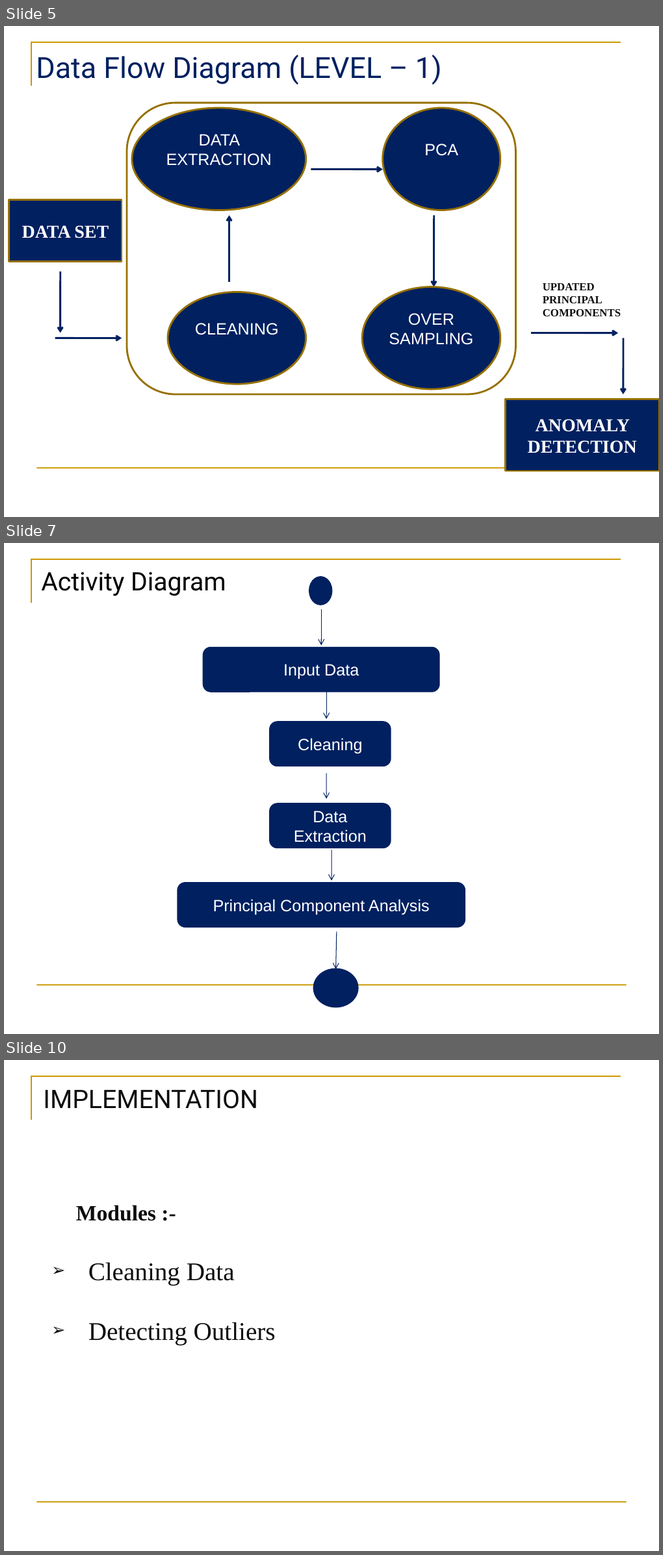
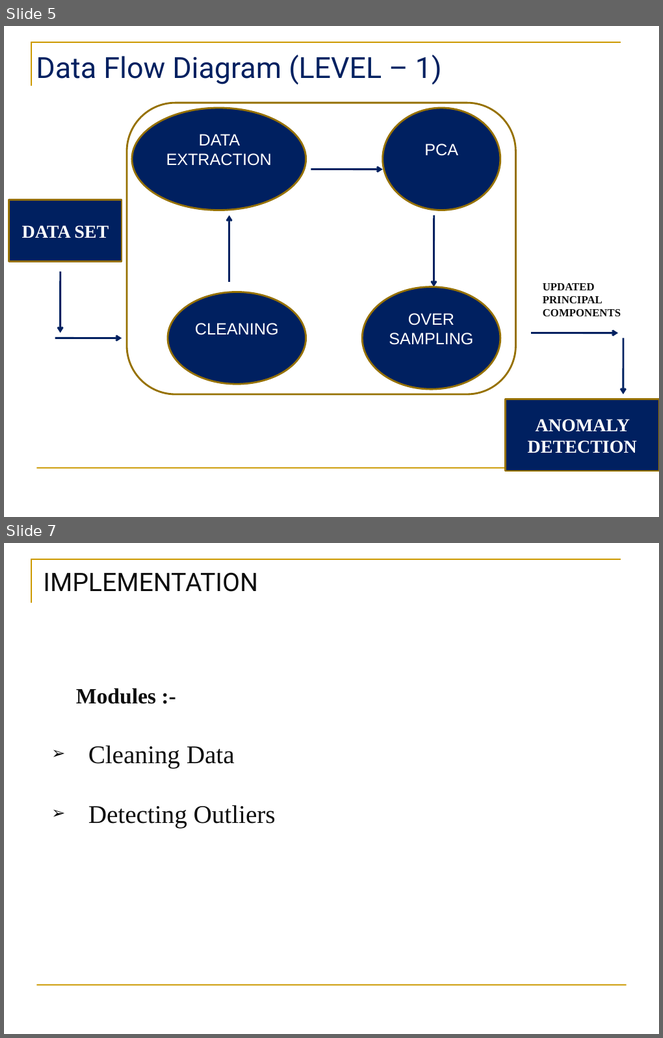
Before and after one commit to dhenuka999/A02, a slide deck: Review3.pptx. Shown one above the other, each under a label of ours: slides 5, 7 and 10 before the commit, slides 5 and 7 after it; the slides between them are not shown. The pictures are 663x1555 and 663x1038 pixels, drawn with LibreOffice and Linux fonts; fonts in the diff are those of the drawing; background and template pictures are left out. Boxes give left, top, right and bottom in pixels: in the first picture for what was removed or moved away, otherwise in the second. Text is boxed around its words. In the diff, an @@ line names an element or a change of style, - is before the commit and + after.

```diff
--- a/Review3.pptx
+++ b/Review3.pptx
@@ slide 7 removed at [4, 543, 659, 1034], background #FFFFFF; not listed: 2 template elements that a slide beside it also shows @@
@@ text removed at [41, 572, 226, 596] @@
-Activity Diagram
@@ ellipse removed at [310, 577, 332, 605] @@
@@ arrow removed from (321, 610) to (321, 645) @@
@@ rounded rectangle removed at [204, 648, 439, 692] @@
-Input Data
@@ arrow removed from (326, 687) to (326, 719) @@
@@ rounded rectangle removed at [270, 722, 390, 766] @@
-Cleaning
@@ arrow removed from (326, 774) to (326, 799) @@
@@ rounded rectangle removed at [270, 804, 390, 848] @@
-Data
-Extraction
@@ arrow removed from (332, 850) to (332, 881) @@
@@ rounded rectangle removed at [178, 883, 466, 927] @@
-Principal Component Analysis
@@ arrow removed from (337, 932) to (336, 969) @@
@@ ellipse removed at [314, 969, 358, 1007] @@
@@ what was slide 10 is now slide 7 @@
```
Also in this commit, not shown: 1 slide changed, 6 slides added, 8 other slides removed.
